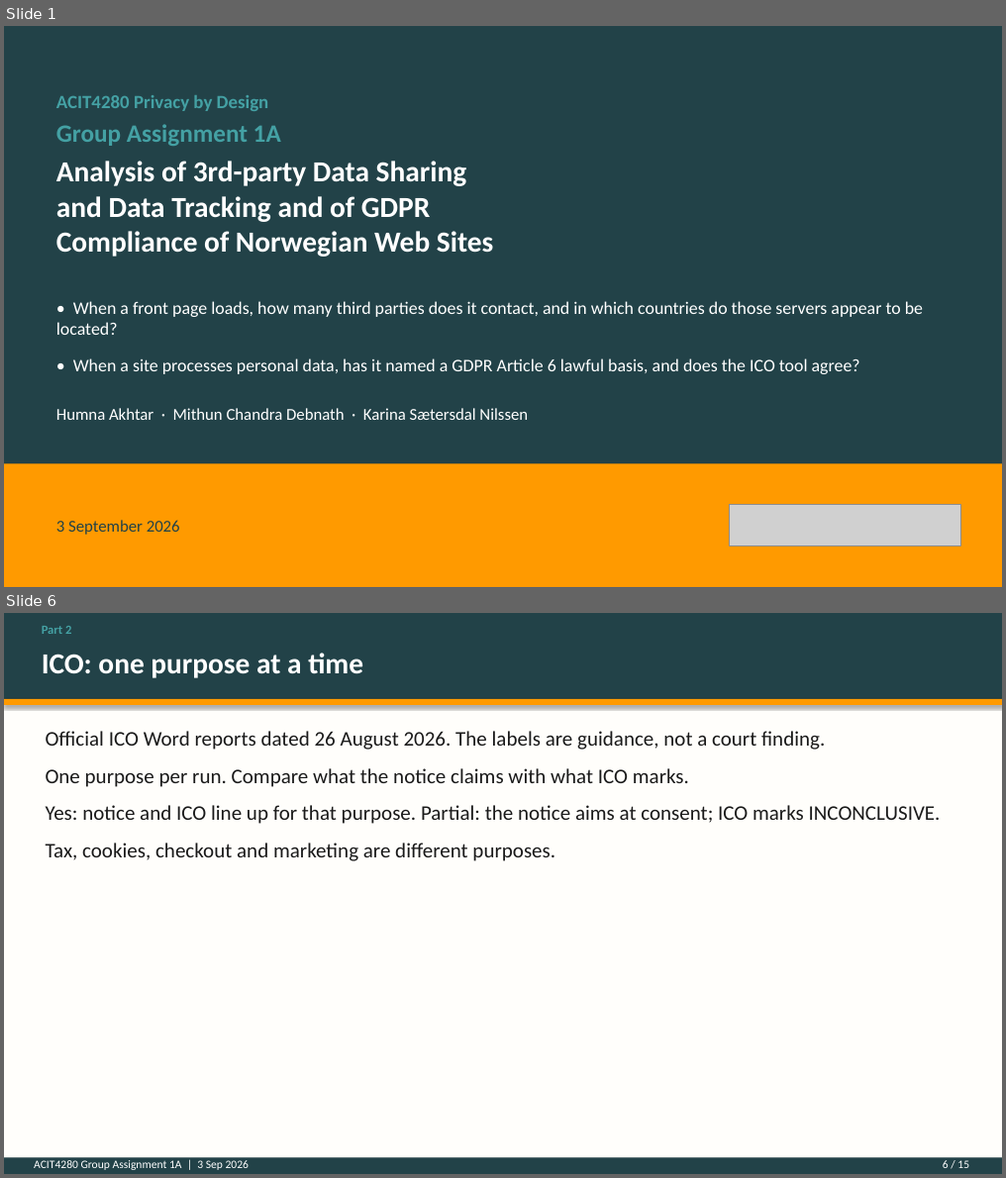
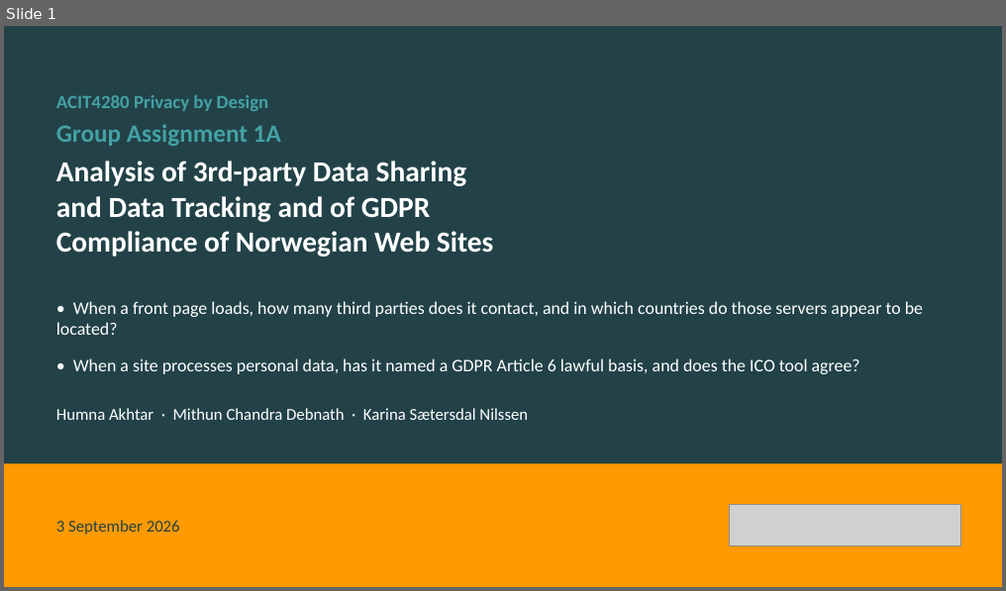
Before and after one commit to kasa031/Bacheloroppgave, a slide deck: ACIT4280_1A_presentation.pptx. Shown one above the other, each under a label of ours: slides 1 and 6 before the commit, slide 1 after it; the slides between them are not shown. The pictures are 1006x1178 and 1006x591 pixels, drawn with LibreOffice and Linux fonts; fonts in the diff are those of the drawing; grey boxes stand for pictures. Boxes give left, top, right and bottom in pixels: in the first picture for what was removed or moved away, otherwise in the second. Text is boxed around its words. In the diff, an @@ line names an element or a change of style, - is before the commit and + after.

```diff
--- a/ACIT4280_1A_presentation.pptx
+++ b/ACIT4280_1A_presentation.pptx
@@ slide 6 removed at (4, 613, 1002, 1174), background #FFFFFF @@
@@ rectangle removed at (4, 613, 1002, 1174) @@
@@ rectangle removed at (4, 613, 1002, 699) @@
@@ text removed at (42, 626, 71, 634) @@
-Part 2
@@ text removed at (42, 653, 363, 678) @@
-ICO: one purpose at a time
@@ rectangle removed at (4, 699, 1002, 705) @@
@@ text removed at (46, 731, 941, 861) @@
-Official ICO Word reports dated 26 August 2026. The labels are guidance, not a court finding.
-One purpose per run. Compare what the notice claims with what ICO marks.
-Yes: notice and ICO line up for that purpose. Partial: the notice aims at consent; ICO marks INCONCLUSIVE.
-Tax, cookies, checkout and marketing are different purposes.
@@ rectangle removed at (4, 1158, 1002, 1174) @@
@@ text removed at (34, 1160, 249, 1170) @@
-ACIT4280 Group Assignment 1A | 3 Sep 2026
@@ text removed at (943, 1160, 969, 1168) @@
-6 / 15
```
Also in this commit, not shown: 12 slides changed, 4 other files.
